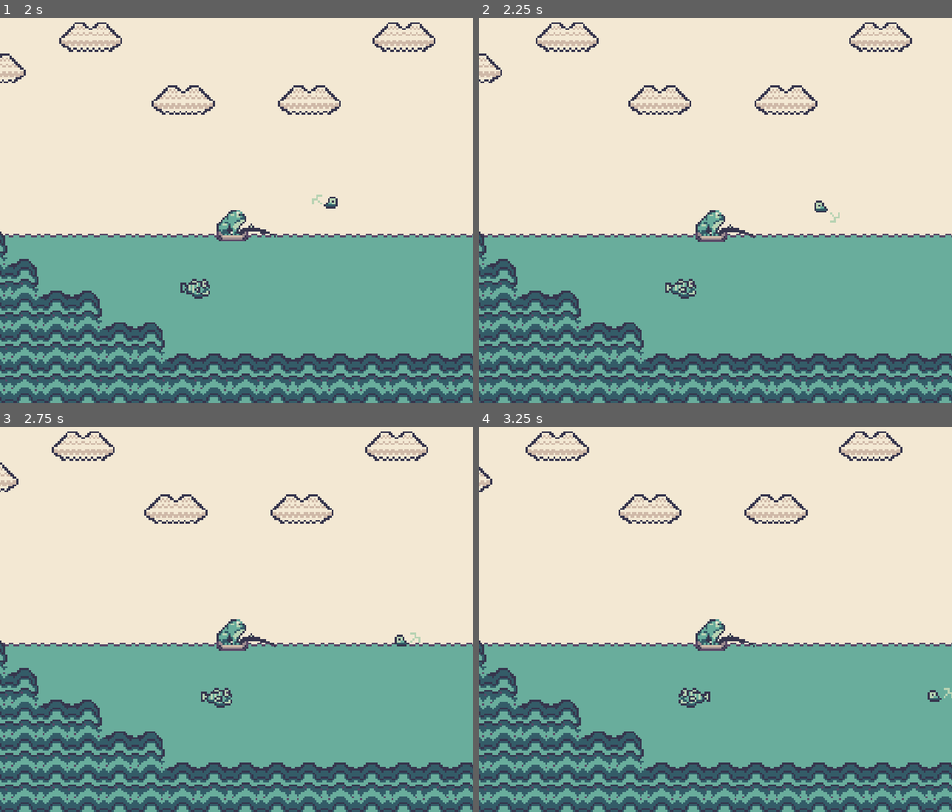
Above: before the commit, frames 1-4 (two rows, left to right).
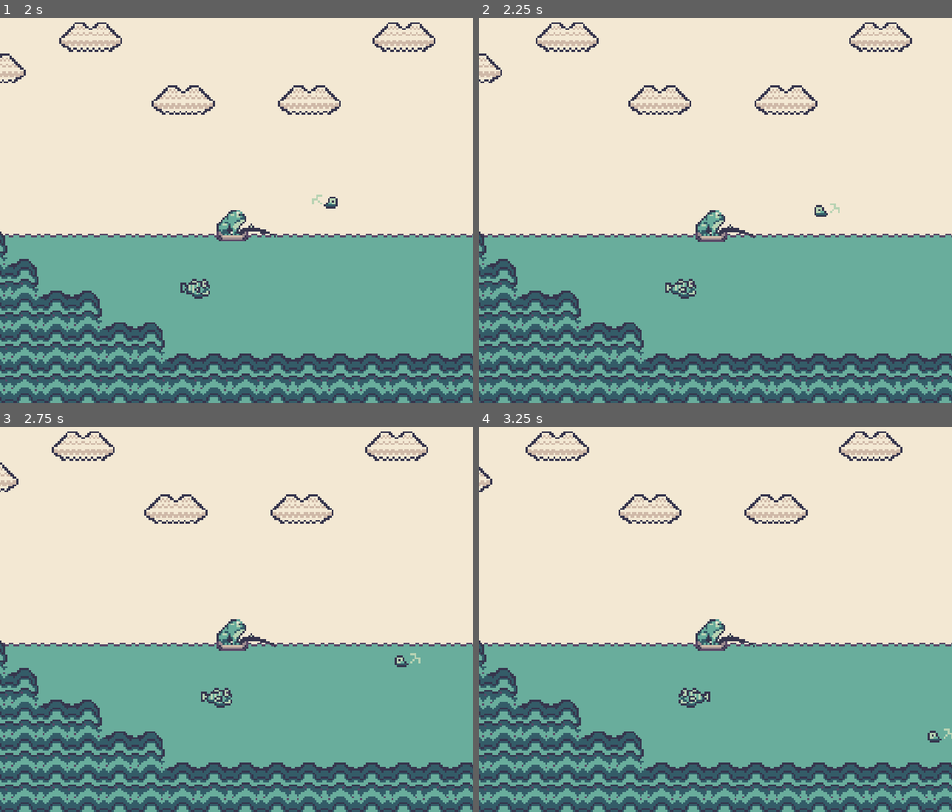
Above: after the commit, the same moments.

Repository: TaraSophieDev/Frog-Adventures-Fishing-Edition-Cancelled
Game: Godot game, scene res://Scenes/World.tscn
Two runs of this game, one before a commit and one after it. Both use one fixed random seed, a clock stepped at 60 frames per second and the inputs below.
Inputs:
- Up to frame 1 (2 s): hold D (right) 0.53-1.28 s; tap Z (a_button) at 0.6, 1.35 s; hold Down (ui_down) from 1.28 s (still down)
- Up to frame 2 (2.25 s): release Down (ui_down) at 2.03 s; hold D (right) from 2.03 s (still down); tap Z (a_button) at 2.1 s
- Up to frame 3 (2.75 s): keep holding D (right)
- Up to frame 4 (3.25 s): keep holding D (right); tap Z (a_button) at 2.85 s

Frame 1 is identical in both runs. In frame 2, 0.1% of the frame differs, in the area x 70-77%, y 47-54%; in frame 3, 0.2%, in the area x 83-89%, y 53-63%; in frame 4, 0.2%.

Commit message:
added fight function

Diff:
--- a/Misc/BaitEntity.gd
+++ b/Misc/BaitEntity.gd
@@ -5,14 +5,17 @@
 onready var aP = $AnimationPlayer
 onready var baitSprite = $BaitSprite
 onready var fishSprite = $BaitSprite/FishSprite
+onready var fightTimer = $FightTimer
 #onready var cam = get_viewport().get_camera()
 
 #var frogSprite = player.get_node("Player/FrogSprite")
+export var time = 2
 
 var motion = Vector2()
 var speed = 15
-var jump_force_moving = 70
-var jump_force = 80
+var fight_speed = 150
+var jump_force_moving = 50
+var jump_force = 50
 #var player = is_in_group("player")
 
 
@@ -24,6 +27,9 @@
 }
 
 var state = IDLE
+
+func _ready():
+	fightTimer.wait_time = time
 
 func _physics_process(delta):
 	#sets fish sprite position to baitSprite orientation
@@ -38,6 +44,9 @@
 			sleeping = true
 		MOVING:
 			sleeping = false
+			move(delta)
+		FIGHTING:
+			fighting(delta)
 			move(delta)
 			#motion.y += gravity
 		CATCHING:
@@ -75,23 +84,23 @@
 
 
 
-func fighting():
-	if Input.is_action_pressed("ui_down"):
-		if global_position.x > player.position.x - 1:
+func fighting(delta):
+	#fightTimer.start(time)
+	if fightTimer.time_left == 0:
+		print("time left: ", fightTimer.time_left)
+		if global_position.x > player.position.x:
 			baitSprite.flip_h = false
 			fishSprite.flip_h = true
-			apply_impulse(Vector2(0,0), Vector2(speed, 0))
-		if global_position.x < player.position.x + 1:
+			apply_impulse(Vector2(0,0), Vector2(fight_speed, 0))
+			fightTimer.start(time)
+		if global_position.x < player.position.x :
 			baitSprite.flip_h = true
 			fishSprite.flip_h = false
-			apply_impulse(Vector2(0,0), Vector2(-speed, 0))
+			apply_impulse(Vector2(0,0), Vector2(-fight_speed, 0))
+			fightTimer.start(time)
+		apply_central_impulse(Vector2.UP)
 
 func catching():
-	pass
-
-
-
-func _ready():
 	pass
 
 
@@ -102,7 +111,7 @@
 func set_fish_sprite(var spritePath):
 	print(spritePath)
 	fishSprite.texture = load(spritePath)
-	fighting()
+	state = FIGHTING
 
 func _on_Area2D_body_entered(body):
 	if body.is_in_group("fish"):
